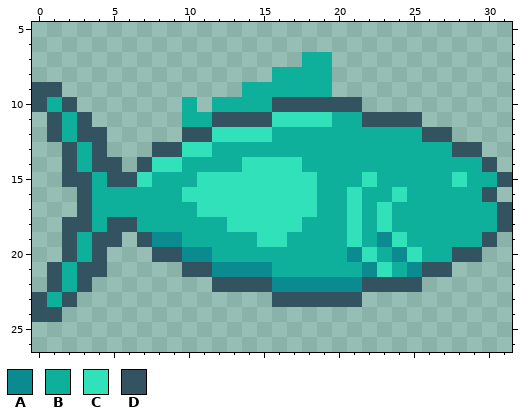
Two versions of one pixel-art sprite, Treasure Trench/Assets/Sprites/Tuna/Tuna0.png. The picture above was drawn from the file before the commit.
The file is 32x32 pixels. Shown: x 0..31, y 5..26.
Palette (. is transparent): A #0b8a8f  B #0eaf9b  C #30e1b9  D #32535f
Pixels before, first column x 0:
 7 ..................BB............
 8 ................BBBB............
 9 DD............BBBBBB............
10 DBD.......B.BBBBDDDDDD..........
11 .DBD......BBDDDDCCCCBBDDDD......
12 .DBDD.....DDCCCCBBBBBBBBBBDD....
13 ..DBD...DDCCBBBBBBBBBBBBBBBBDD..
14 ..DBDD.DCCBBBBCCCCBBBBBBBBBBBBD.
15 ..DDBDDCBBBCCCCCCCCBBBCBBBBBCBBD
16 ...DBBBBBBCCCCCCCCCBBCBBCBBBBBD.
17 ...DBBBBBBBCCCCCCCCBBCBCBBBBBBBD
18 ..DDBDDBBBBBBCCCCCBBBCBCBBBBBBBD
19 ..DBDD.DAABBBBBCCBBBBCBACBBBBBD.
20 ..DBD...DDAABBBBBBBBBACBACBBDD..
21 .DBDD.....DDAAAABBBBBBACBADD....
22 .DBD........DDDDAAAAAADDDD......
23 DBD.............DDDDDD..........
24 DD..............................
And afterwards:
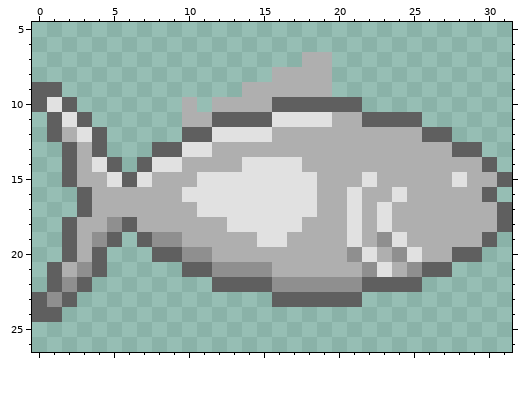
What changed:
colour A: #0b8a8f -> #8f8f8f
colour B: #0eaf9b -> #afafaf
colour C: #30e1b9 -> #e1e1e1
colour D: #32535f -> #5f5f5f
Changed rows in their new state; - is a pixel that keeps its letter.
first column x 1:
10 C----
11 -C---
12 --C--
14 ---C-
15 --B-C
18 --B-A
19 ---A-
21 --A--
22 -A---
23 A----
Where, in picture pixels (left, top, right, bottom), the same in both pictures:
changed: (32, 52, 512, 322)
